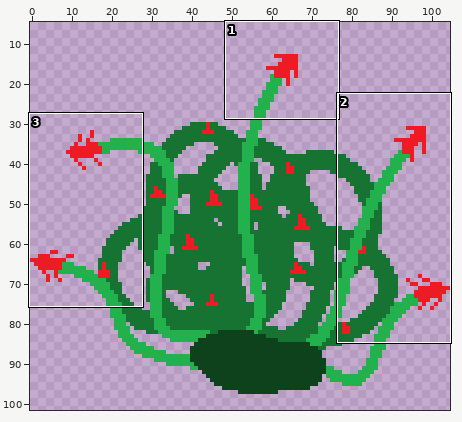
A sprite sheet gets an edit: images/tiles/vinesnare_bush_lashing.png. The picture above shows the old version from afar; the outline marks the close-up.
Close-up. Earlier state:
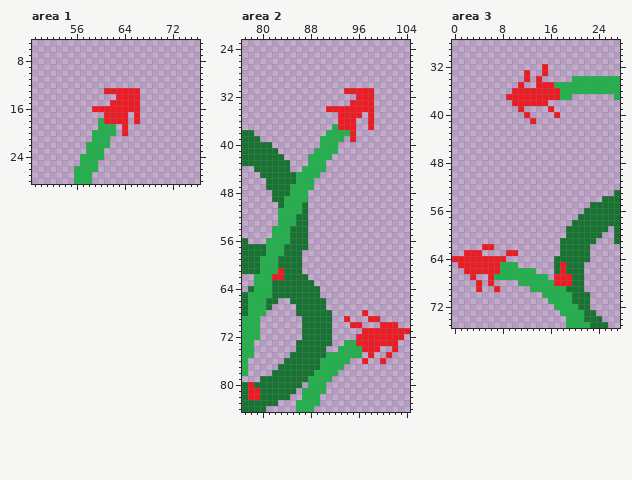
The file is 105x113 pixels. Shown: area 1: x 49..76, y 5..28; area 2: x 77..104, y 23..84; area 3: x 0..27, y 28..75. The wide view leaves out empty margins.
The result:
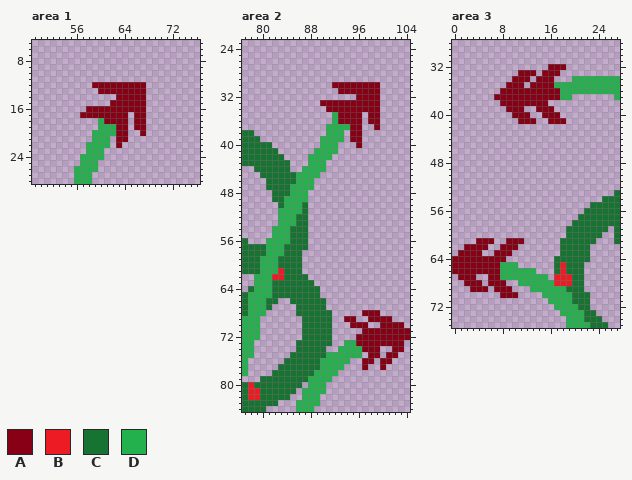
Palette (. is transparent): A #880015  B #ed1c24  C #167331  D #22b14c
Edits made:
Area 1:
Colour A now appears in row 12 at x 59 to 67; in row 13 at x 60 and 67; in rows 14 to 15 at x 67; in row 16 at x 58 and 67; in row 17 at x 57 to 60 and 67; in row 18 at x 67.
Colour A now appears in row 19 at x 63 and 66 to 67; in row 20 at x 63 and 67; in row 21 at x 63 to 64; in row 22 at x 63.
The author changed colour B to colour A in row 13 at x 61 to 66; in row 14 at x 63 to 66; in row 15 at x 62 to 66; in row 16 at x 59 to 66; in rows 17 to 18 at x 61 to 64 and 66; in rows 19 to 20 at x 64.
Area 2:
Colour A now appears in row 30 at x 92 to 99; in row 31 at x 93 and 99; in row 32 at x 99; in row 33 at x 90 to 94 and 99; in rows 34 to 35 at x 99; in rows 36 to 37 at x 96 and 99.
Colour A now appears in rows 38 to 40 at x 96; in row 68 at x 98 to 99; in row 69 at x 95 and 100 to 101; in row 70 at x 97 and 103; in row 72 at x 104; in rows 73 to 74 at x 103.
Colour A now appears in row 75 at x 99 and 102; in row 76 at x 98 and 101; in row 77 at x 97 and 100.
The author changed colour B to colour A in row 31 at x 94 to 98; in row 32 at x 96 to 98; in row 33 at x 95 to 98; in row 34 at x 91 to 98; in row 35 at x 93 to 96 and 98; in row 36 at x 93 to 95 and 98.
The author changed colour B to colour A in rows 37 to 39 at x 95; in row 68 at x 97; in row 69 at x 94 and 98 to 99; in row 70 at x 95 to 96 and 100 to 102; in row 71 at x 97 to 104; in row 72 at x 96 to 103.
The author changed colour B to colour A in row 73 at x 96 to 102; in row 74 at x 97 to 99 and 102; in row 75 at x 98 and 101; in row 76 at x 97 and 100.
Colour D now appears in rows 35 to 36 at x 92; in row 37 at x 91.
The author changed colour B to colour D in row 37 at x 93 to 94.
Colour B is removed in row 37 at x 98.
Colour D is removed in row 38 at x 94.
Area 3:
Colour A now appears in row 32 at x 16 to 18; in row 33 at x 11, 13 and 16 to 17; in row 34 at x 10 to 11 and 15 to 16; in row 35 at x 9 to 10 and 13; in row 36 at x 8 to 9; in row 37 at x 7 to 8.
Colour A now appears in row 38 at x 8 to 9; in row 39 at x 9 to 10 and 14 to 15; in row 40 at x 10 to 11 and 15 to 16; in row 41 at x 11 to 12 and 16 to 18; in row 61 at x 4 to 6 and 9 to 11; in row 62 at x 2 to 4 and 8 to 10.
Colour A now appears in row 63 at x 1 and 7 to 8; in row 65 at x 0; in row 66 at x 0 to 1; in row 67 at x 1 to 2; in row 68 at x 2 to 3 and 7 to 8; in row 69 at x 3, 5 and 8 to 9.
Colour A now appears in row 70 at x 8 to 10.
The author changed colour B to colour A in row 33 at x 12 and 15; in row 34 at x 12 and 14; in row 35 at x 11 and 14 to 16; in row 36 at x 10 to 17; in row 37 at x 9 to 17; in row 38 at x 10 to 15.
The author changed colour B to colour A in row 39 at x 11 and 16; in row 40 at x 12 and 17; in row 41 at x 13; in row 62 at x 5; in row 63 at x 2 to 4 and 9; in row 64 at x 0 to 8.
The author changed colour B to colour A in row 65 at x 1 to 7; in row 66 at x 2 to 7; in row 67 at x 3 and 6; in row 68 at x 4 and 6; in row 69 at x 4 and 7.
The author changed colour D to colour A in row 67 at x 7.
Colour B is removed in row 32 at x 15; in row 62 at x 6; in row 63 at x 10.
Boxes around the changes in both close-ups, in picture pixels (x1, y1, x2, y2):
changed: (80, 82, 146, 148)
changed: (320, 82, 380, 148)
changed: (344, 310, 410, 370)
changed: (494, 64, 566, 124)
changed: (452, 238, 524, 298)
